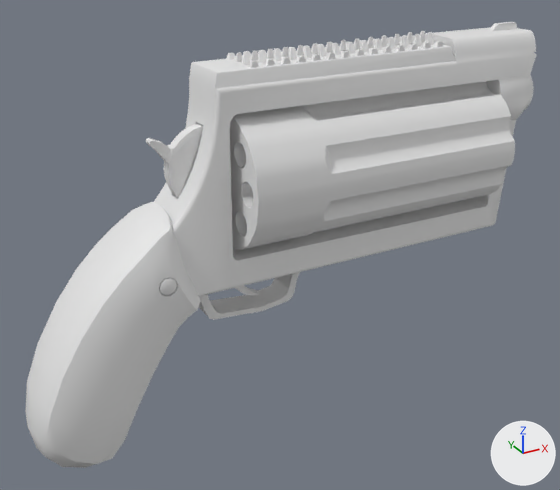
The Blender file dungeon/Assets/Materials/Revolver.blend as it was, and as the next commit left it.
Camera for both pictures: a 50 mm lens placed at (-2.91, -7.22, 1.58), pointed at (-0.58, -2.98, -0.54). Arrows for +X, +Y and +Z are at lower right; the lights stay in place.
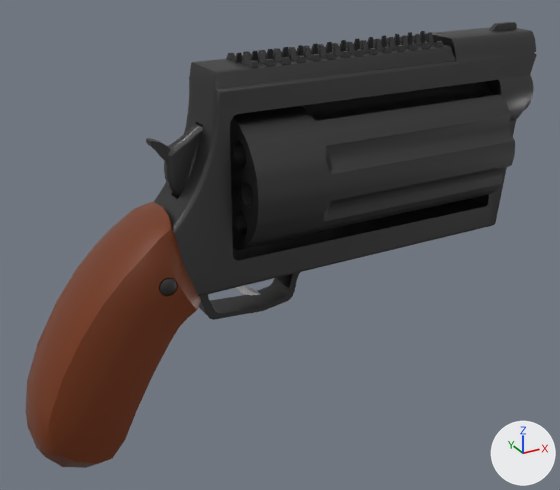
Boxes [x1, y1, x2, y2] around the edits, measured in the pictures (560 x 490 px):
'Cylinder', recoloured
    both: [230, 81, 515, 250]
'Cube', recoloured (white to brown)
    both: [25, 202, 201, 468]
'Cylinder.002', recoloured
    both: [159, 278, 177, 295]
part 1 of me_cylinder_002, recoloured
    both: [154, 22, 536, 320]
part 2 of me_cylinder_003, built on
    before: [146, 124, 203, 197]
    after: [146, 124, 203, 198]
part 3 of me_cylinder_003, recoloured
    both: [150, 133, 201, 195]

Patch to the scene script:
```diff
--- a/dungeon/Assets/Materials/Revolver.blend.py
+++ b/dungeon/Assets/Materials/Revolver.blend.py
@@ mat_material @@
+mat_material = principled_material('Material')
+mat_material.base_color = (0.0929, 0.0929, 0.0929)  # dark grey #565656
+mat_material.metallic = 1.0
+mat_material.roughness = 0.436
@@ mat_material_001 @@
+mat_material_001 = principled_material('Material.001')
+mat_material_001.base_color = (0.174, 0.0343, 0.00475)  # brown #74340f
+mat_material_001.roughness = 0.339
@@ me_cylinder @@
 me_cylinder.from_pydata(...)  # 892 vertices, 534 faces; spans x -1.01..1.01, y -1.01..1.01, z -1.11..1.09
+me_cylinder.materials.append(mat_material)  # dark grey #565656
@@ me_cylinder_002 @@
 me_cylinder_002.from_pydata(...)  # 1694 vertices, 1532 faces; spans x -1.8..4.7, y -1.1..1.1, z -16.6..1.4
 # used by ob_cylinder_001; location = (1.199, -3.0, 0.317); rotation_euler = (0.0, 1.571, 0.0), in degrees (0, 90, 0); scale = (0.268, 0.256, 0.169)
+# me_cylinder_002 part 1: 1532 faces spanning x -1.8..4.7, y -1.1..1.1, z -16.6..1.4 switch from no material to mat_material (dark grey #565656)
@@ me_cube @@
 me_cube.from_pydata(...)  # 464 vertices, 417 faces; spans x -0.94..1.14, y -1.02..1.13, z -1.07..2.06
+me_cube.materials.append(mat_material_001)  # brown #74340f
@@ me_cylinder_001 @@
 me_cylinder_001.from_pydata(...)  # 416 vertices, 386 faces; spans x -1.16..1.16, y -1.16..1.16, z -1.03..1.03
+me_cylinder_001.materials.append(mat_material)  # dark grey #565656
@@ me_cylinder_003 @@
 # used by ob_cylinder_003; location = (-1.101, -3.0, 0.11); rotation_euler = (1.571, -0.165, 0.0), in degrees (90, -9.5, 0); scale = (0.263, 0.263, -0.046)
-me_cylinder_003.from_pydata(...)  # 106 vertices, 87 faces; spans x -1.25..0.19, y -0.56..1.02, z -1.0..1.0
+me_cylinder_003.from_pydata(...)  # 160 vertices, 135 faces; spans x -1.25..0.19, y -0.56..1.02, z -1.0..1.0
+# me_cylinder_003 part 2
+# 10 vertices are removed from x -0.92..0.11, y 0.38..0.96, z -1.0..1.0
+# 46 faces are deleted
+# 6 vertices in x -1.22..-1.12, y 0.99..1.02, z -0.77..0.77 move by (0.0, -0.01, 0.0)
+# 4 vertices in x -1.23..-0.97, y 0.47..0.9, z -0.77..0.77 move by (0.01, 0.0, 0.0)
+# 38 vertices move from x -1.25..0.0, y -0.56..1.0, z -1.0..1.0 to x -1.24..-0.03, y -0.42..0.97, z -1.0..1.0
+# 51 vertices are added at x -1.25..0.14, y -0.56..1.02, z -1.0..1.0
+# 7 new vertices lie (0.0, 0.0, 1.52) away from vertices in x -1.25..-0.71, y 0.47..0.96, z -0.76
+# 6 new vertices lie (0.0, 0.0, 1.58) away from vertices in x -1.0..-0.55, y -0.56..0.2, z -0.79
+# 94 new faces join them
+# me_cylinder_003 part 3: 41 faces spanning x -1.24..0.19, y -0.42..1.01, z -1.0..1.0 switch from no material to mat_material (dark grey #565656)
```
